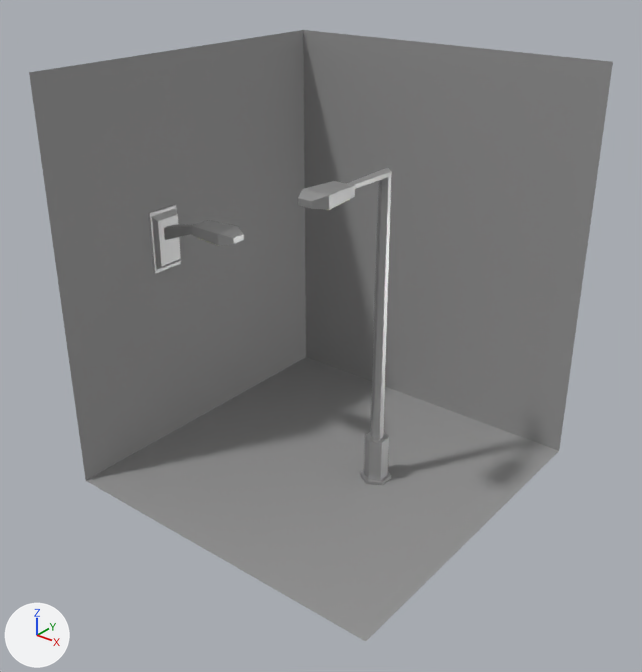
The Blender file Assets/Props/farolas_1_2.blend, before and after one commit.
Camera for both pictures: a camera (50 mm lens) standing at (9.54, -12.59, 11.69) and looking at (-0.97, 0.55, 3.54). Arrows for +X, +Y and +Z are at lower left; the lights stay in place.

The scene before the commit, as lines of its bpy script (objects in view):
```python
mat_material_005 = principled_material('Material.005')
mat_material_005.base_color = (0.781, 0.8, 0.451)  # beige #e5e7b3
me_cube = bpy.data.meshes.new('Cube')
me_cube.from_pydata(...)  # 20 vertices, 18 faces; spans x -1.0..1.0, y -3.73..0.05, z -1.3..1.0
# faces by material slot: [13, 5]
me_cube.materials.append(mat_material)  # grey #bdbdbd
me_cube.materials.append(mat_material_005)  # beige #e5e7b3
me_cube_001 = bpy.data.meshes.new('Cube.001')
me_cube_001.from_pydata(...)  # 24 vertices, 20 faces; spans x -1.17..4.44, y -1.12..1.12, z -1.12..1.12
me_cube_001.materials.append(mat_material)  # grey #bdbdbd
me_cube_002 = bpy.data.meshes.new('Cube.002')
me_cube_002.from_pydata(...)  # 20 vertices, 18 faces; spans x -1.0..1.0, y -3.73..0.05, z -1.3..1.0
# faces by material slot: [13, 5]
me_cube_002.materials.append(mat_material)  # grey #bdbdbd
me_cube_002.materials.append(mat_material_005)  # beige #e5e7b3
me_plane = bpy.data.meshes.new('Plane')
me_plane.from_pydata([(-1.0, -1.0, 0.0), (1.0, -1.0, 0.0), (-1.0, 1.0, 0.0), (1.0, 1.0, 0.0), (-1.0, -1.0, 2.29), (-1.0, 1.0, 2.29), (1.0, 1.0, 2.29)], [], [(0, 1, 3, 2), (2, 3, 6, 5), (0, 2, 5, 4)])
me_plane.materials.append(mat_material_002)  # grey #969696
ob_base = bpy.data.objects.new('base', me_cube_001)
ob_base.location = (-4.77, 0.0, 4.94)
ob_base.scale = (0.213, 0.347, -0.627)
ob_farola = bpy.data.objects.new('farola', me_cube)
ob_farola.location = (0.0, 0.0, 7.02)
ob_farola.scale = (0.299, 0.299, 0.131)
ob_farola2 = bpy.data.objects.new('farola2', me_cube_002)
ob_farola2.location = (-3.83, 0.0, 5.45)
ob_farola2.rotation_euler = (0.0, 0.0, 1.571)  # degrees (0, 0, 90)
ob_farola2.scale = (0.299, 0.299, 0.131)
ob_fondo = bpy.data.objects.new('fondo', me_plane)
ob_fondo.location = (-1.11, 1.01, 0.0)
ob_fondo.scale = (3.9, 3.9, 3.9)
# also in view: 'base farola' at (0.0, 0.82, 3.55)
```
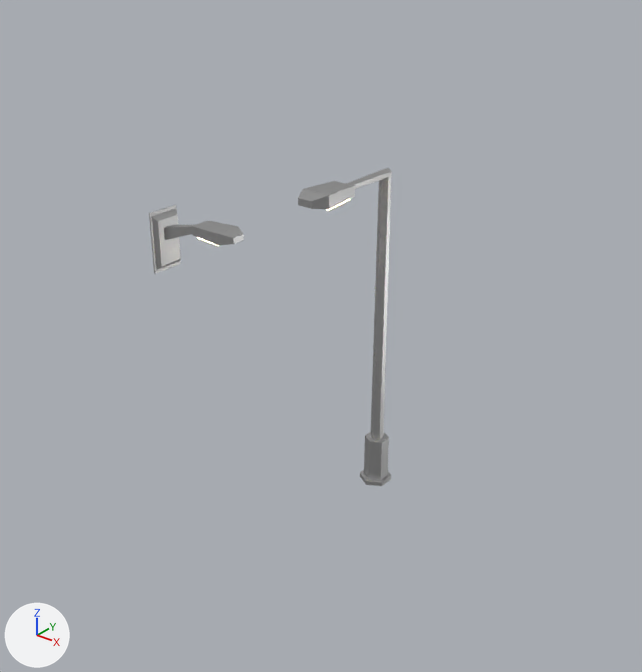
Location of each change, [x1, y1, x2, y2] in pixels of the pictures (642 x 672 px):
'fondo', deleted
    before: [29, 30, 613, 641]
'farola2', recoloured
    both: [192, 221, 244, 246]

Patch to the scene script:
```diff
--- a/Assets/Props/farolas_1_2.blend.py
+++ b/Assets/Props/farolas_1_2.blend.py
@@ mat_material_005 @@
-mat_material_005 = principled_material('Material.005')
-mat_material_005.base_color = (0.781, 0.8, 0.451)  # beige #e5e7b3
+mat_material_005 = emission_material('Material.005')
+mat_material_005.base_color = (1.0, 0.808, 0.412)  # beige #ffe8ac
+mat_material_005.strength = 50.0
@@ ob_fondo @@
-ob_fondo = bpy.data.objects.new('fondo', me_plane)
-ob_fondo.location = (-1.11, 1.01, 0.0)
-ob_fondo.scale = (3.9, 3.9, 3.9)
```
